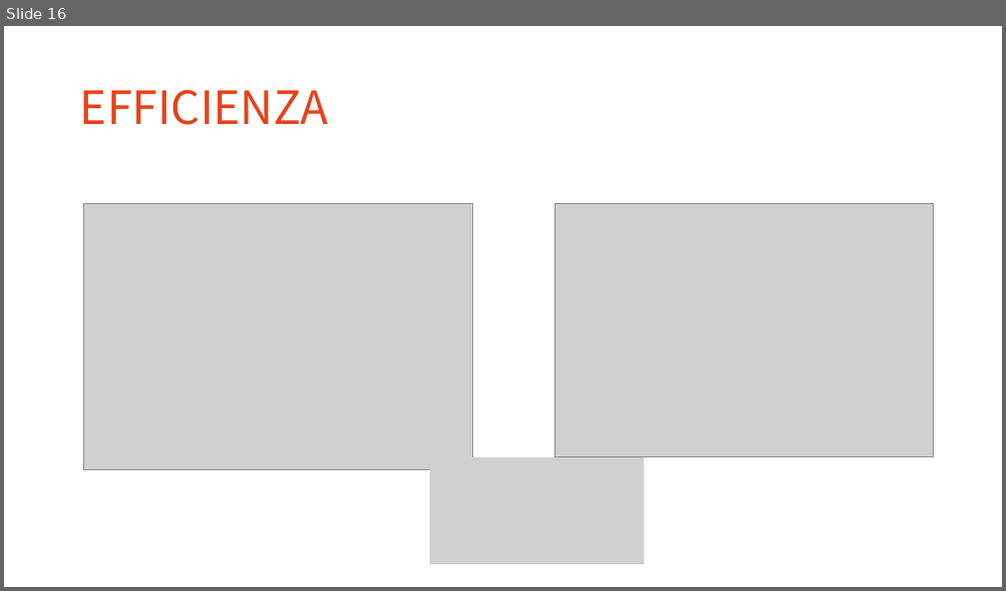
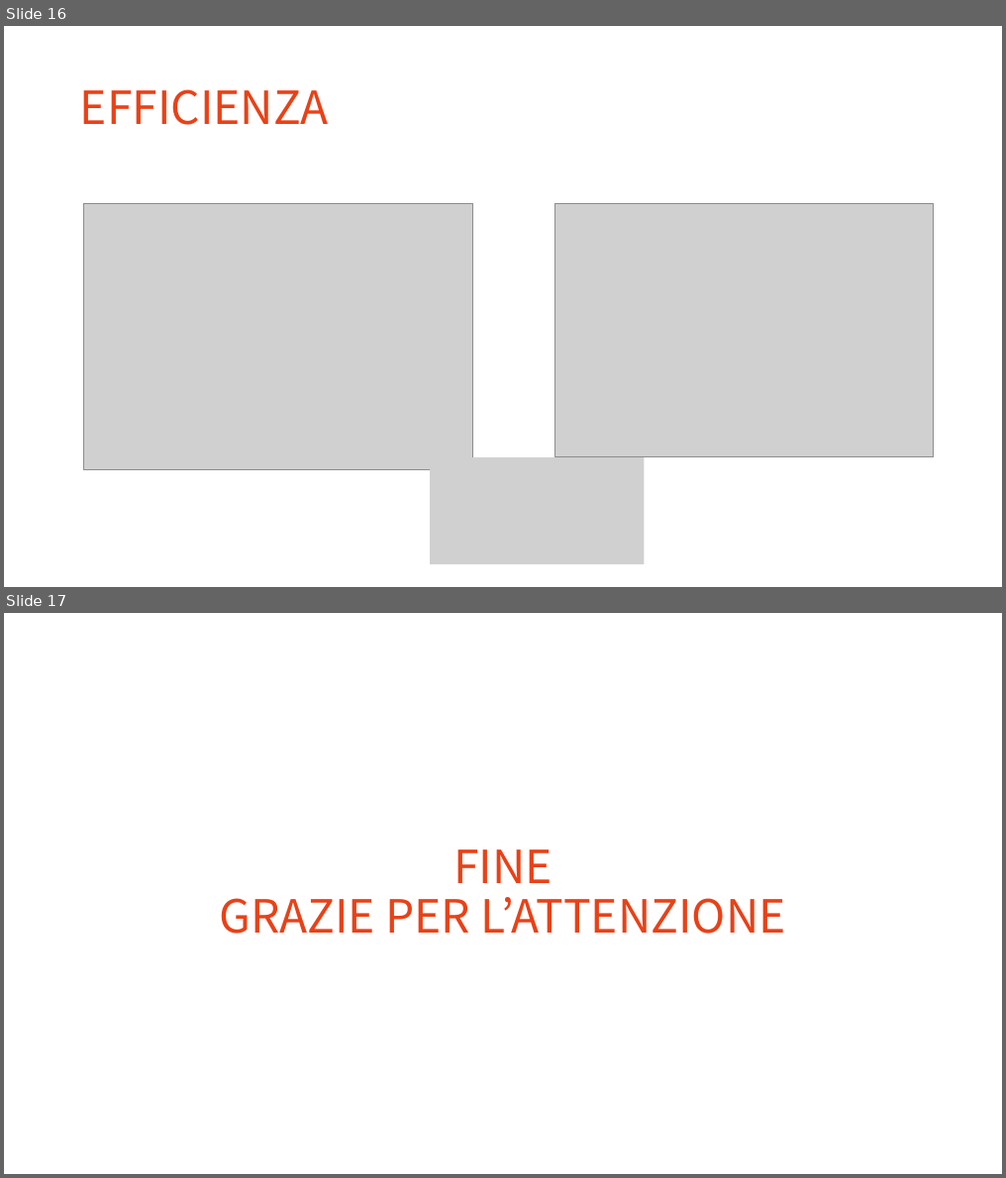
Before and after one commit to marcogobbo/lab-nucleare-subnucleare, a slide deck: Presentazione LAB3.pptx. Shown one above the other, each under a label of ours: slide 16 before the commit, slides 16 and 17 after it. The pictures are 1006x591 and 1006x1178 pixels, drawn with LibreOffice and Linux fonts; fonts in the diff are those of the drawing; grey boxes stand for pictures. Boxes give left, top, right and bottom in pixels: in the first picture for what was removed or moved away, otherwise in the second. Text is boxed around its words. In the diff, an @@ line names an element or a change of style, - is before the commit and + after.

```diff
--- a/Presentazione LAB3.pptx
+++ b/Presentazione LAB3.pptx
@@ slide 17 added at [4,613,1002,1174], background #FFFFFF @@
@@ title added at [220,850,785,934], 44 pt, text #E94117 @@
+FINE
+GRAZIE PER L’ATTENZIONE
```
Also in this commit, not shown: 1 slide changed, 1 other file.
